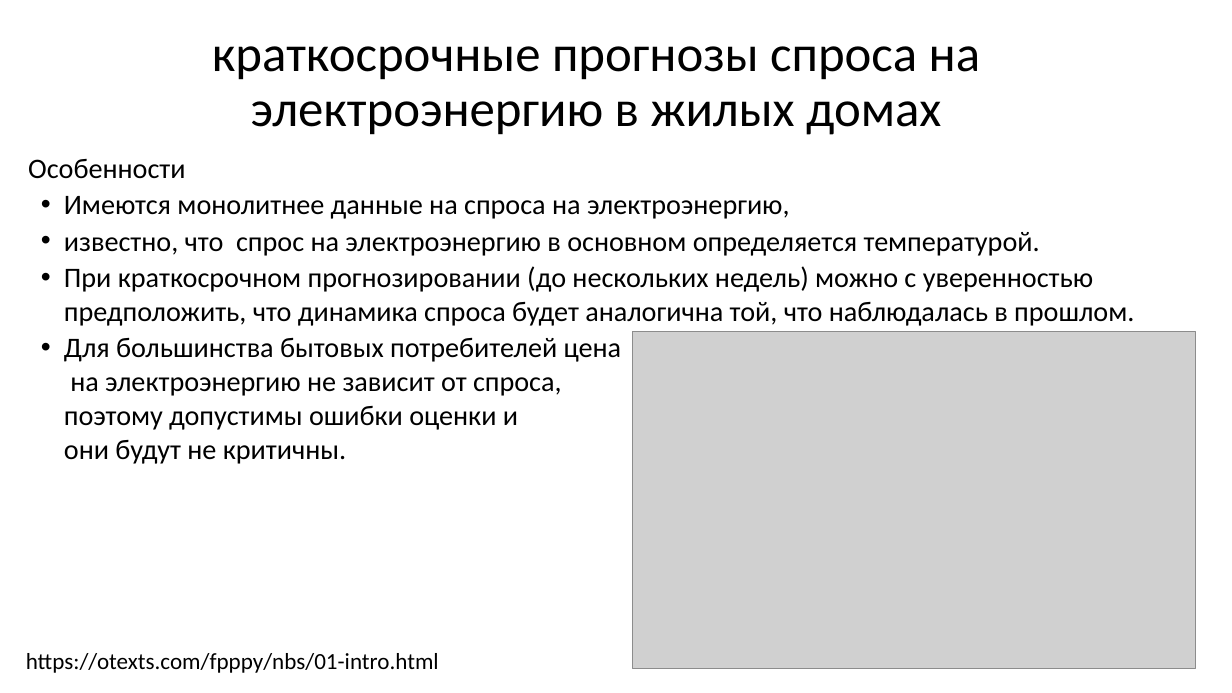
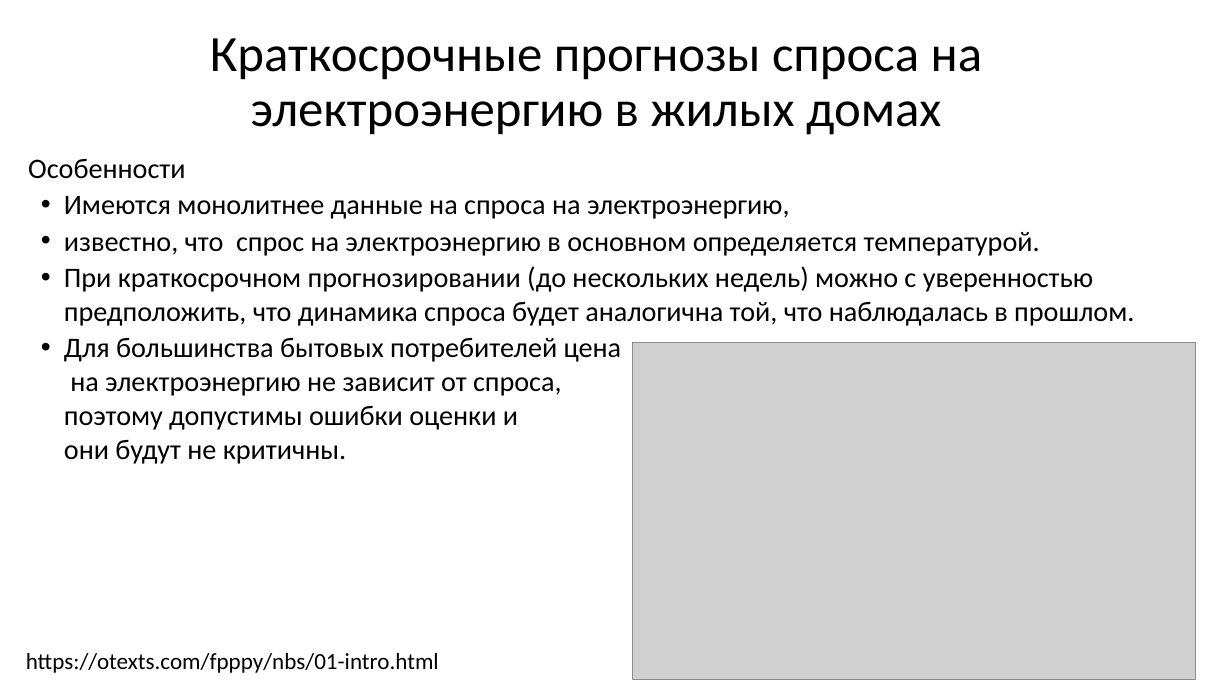
Before and after one commit to MVRonkin/TimeSeriesCourse, a slide deck: slide 5 of 2025/01-1 Введение в АВР.pptx. Drawn at 1232x693 pixels with LibreOffice and Linux fonts; fonts in the diff are those of the drawing; grey boxes stand for pictures. Boxes give left, top, right and bottom in pixels: in the first picture for what was removed or moved away, otherwise in the second. Text is boxed around its words. In the diff, an @@ line names an element or a change of style, - is before the commit and + after.

```diff
--- a/2025/01-1 Введение в АВР.pptx
+++ b/2025/01-1 Введение в АВР.pptx
@@ title at (x1=210, y1=38, x2=982, y2=135): text changed @@
-краткосрочные прогнозы спроса на электроэнергию в жилых домах
+Краткосрочные прогнозы спроса на электроэнергию в жилых домах
@@ picture moved from (x1=632, y1=332, x2=1196, y2=669) to (x1=632, y1=342, x2=1196, y2=679) @@
@@ page number removed at (x1=1130, y1=668, x2=1138, y2=671) @@
-5
```
Also in this commit, not shown: 2 other slides changed, 15 other files.
